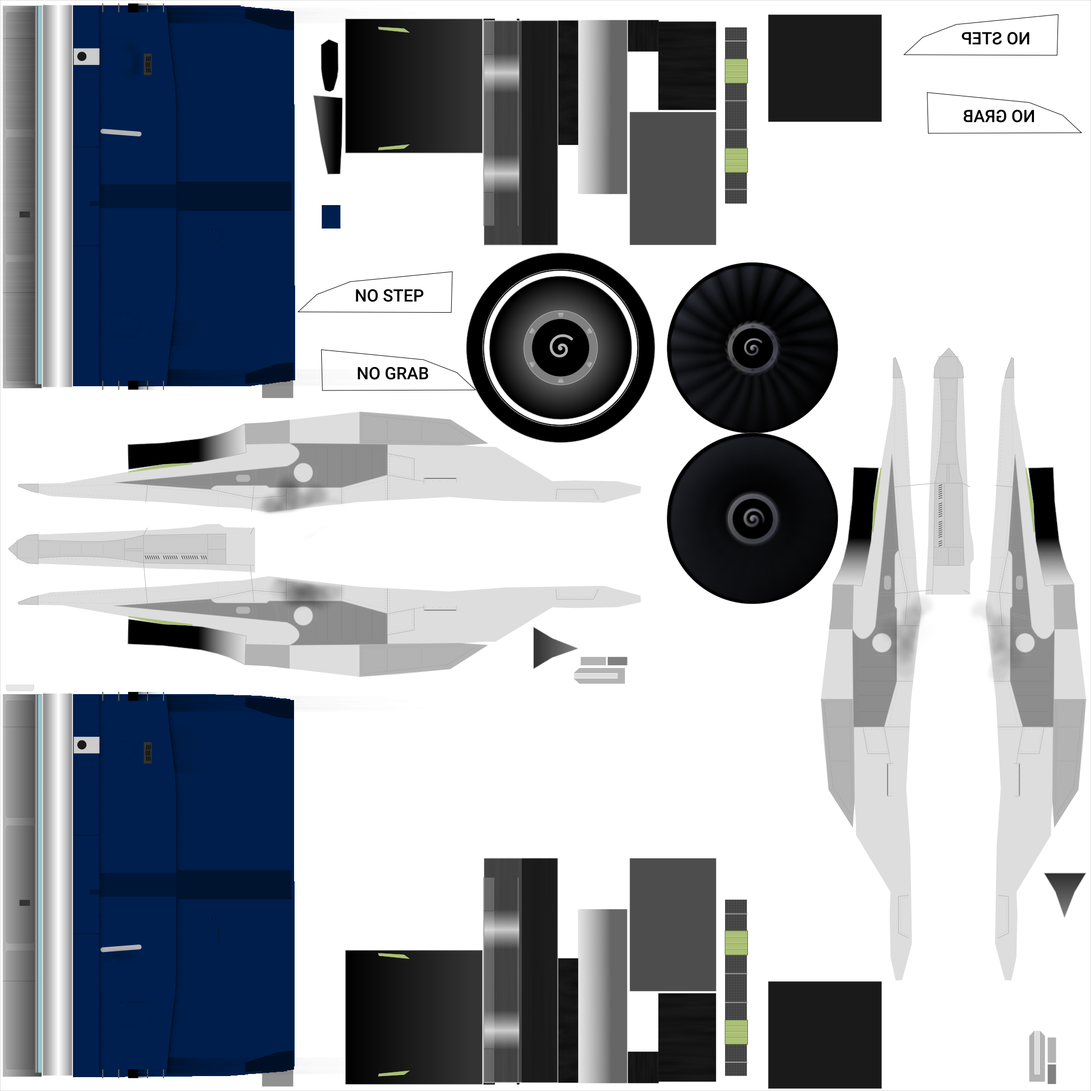
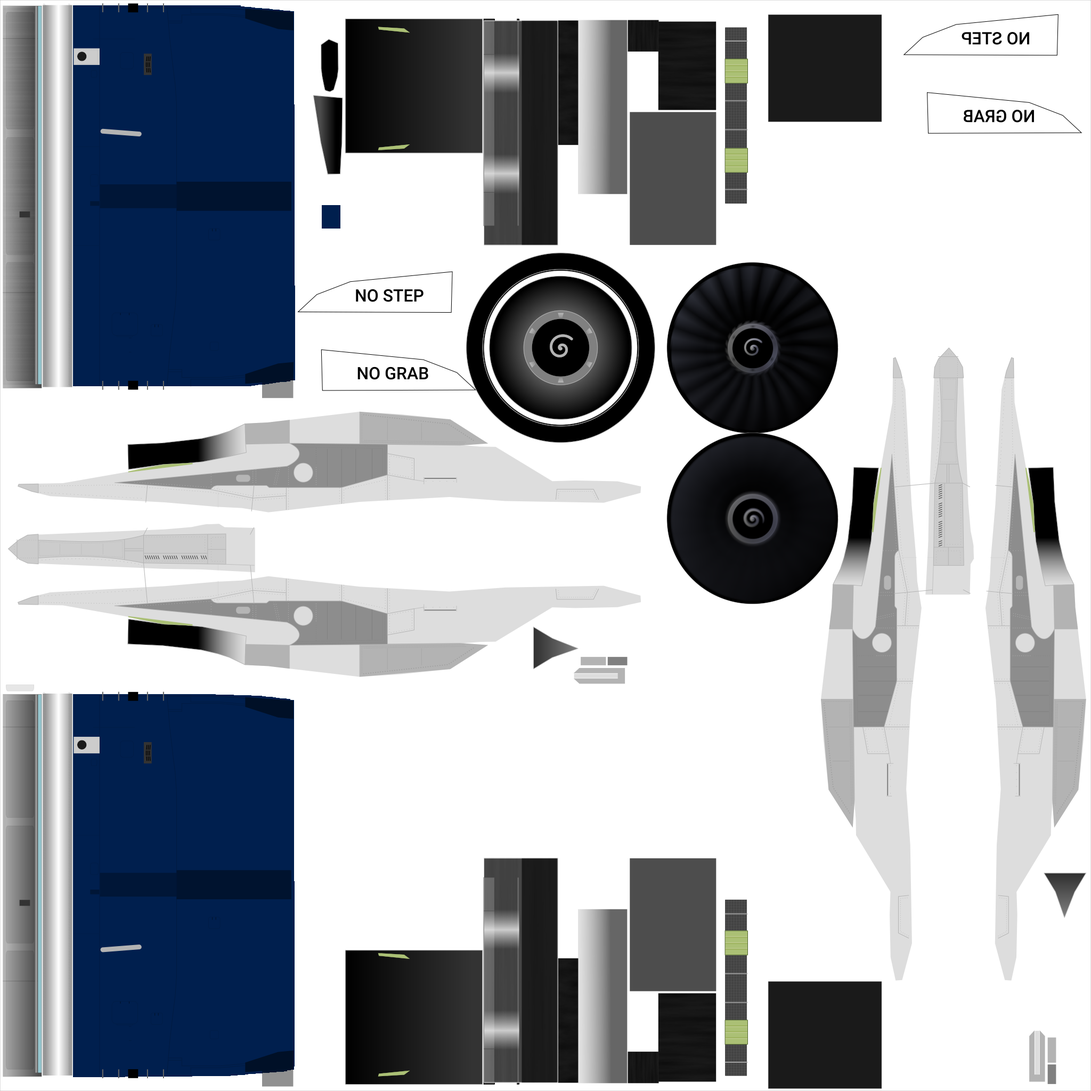
Two versions of the same layered image (1091x1091). Layer-by-layer changes:
hid "Dirt" over left=73, top=2, right=1025, bottom=1080
